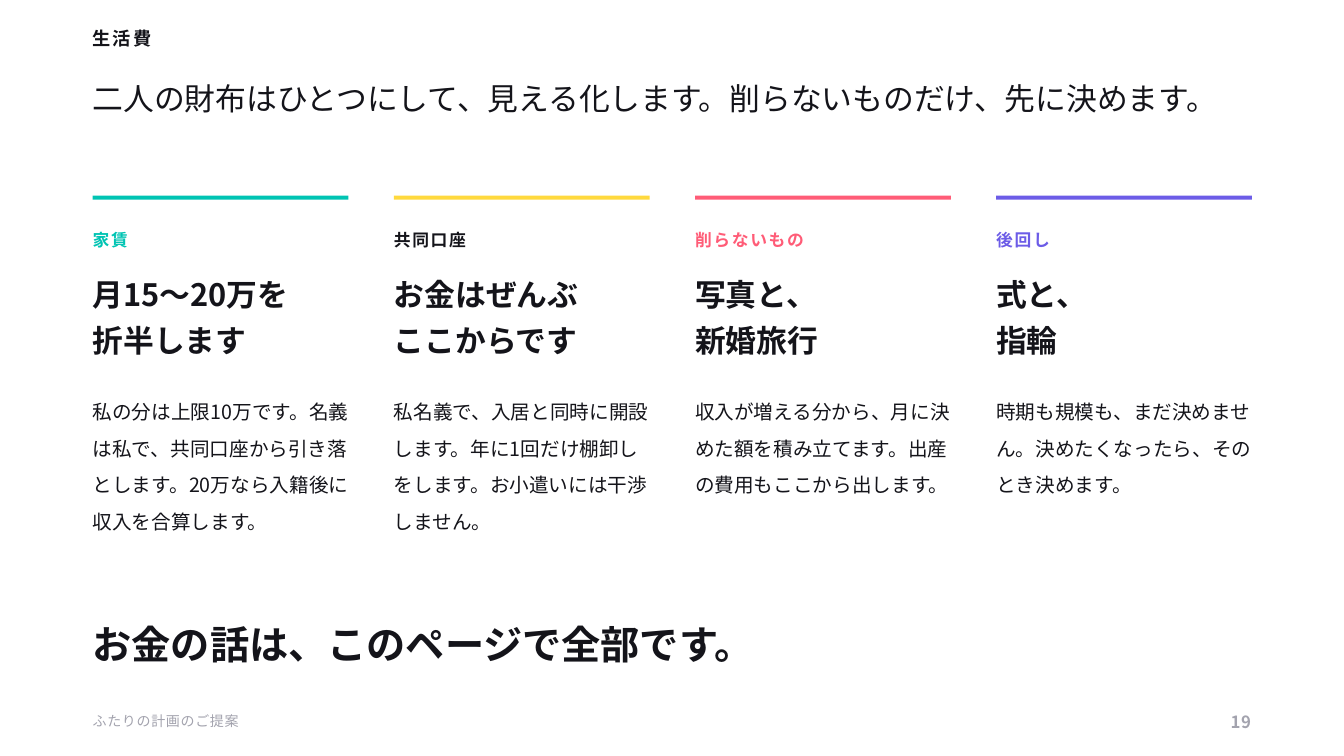
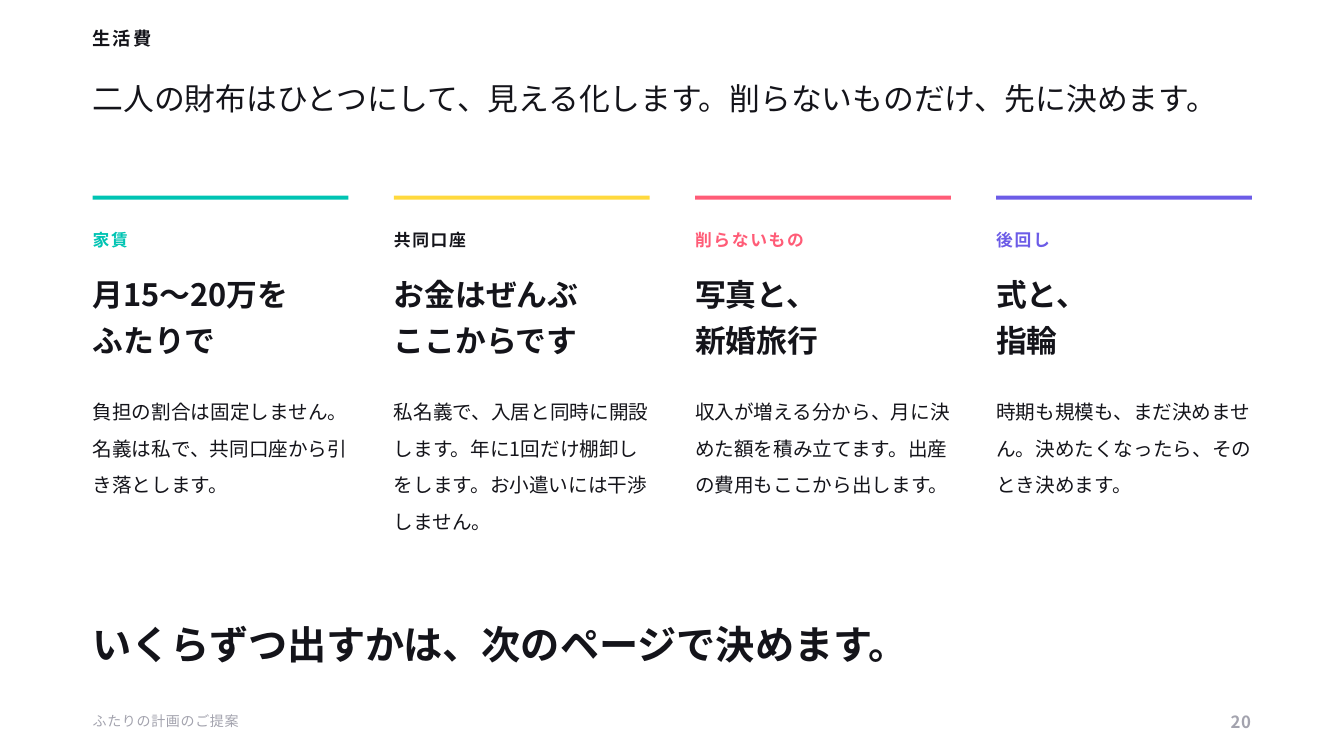
Before and after one commit to ayaka1933-glitch/portfolio, a slide deck: slide 20 of proposal/ふたりの計画のご提案.pptx (slide 19 before the commit). Drawn at 1344x756 pixels with LibreOffice and Linux fonts; fonts in the diff are those of the drawing. Boxes give left, top, right and bottom in pixels: in the first picture for what was removed or moved away, otherwise in the second. Text is boxed around its words. In the diff, an @@ line names an element or a change of style, - is before the commit and + after.

```diff
--- a/proposal/ふたりの計画のご提案.pptx
+++ b/proposal/ふたりの計画のご提案.pptx
@@ text at [93, 327, 216, 354]: text changed @@
-折半します
+ふたりで
@@ text at [93, 402, 348, 494]: text changed @@
-私の分は上限10万です。名義は私で、共同口座から引き落とします。20万なら入籍後に収入を合算します。
+負担の割合は固定しません。名義は私で、共同口座から引き落とします。
@@ text at [93, 625, 908, 663]: text changed @@
-お金の話は、このページで全部です。
+いくらずつ出すかは、次のページで決めます。
@@ text at [1231, 715, 1251, 728]: text changed @@
-19
+20
```
Also in this commit, not shown: 3 other slides changed, 2 slides added, 4 other files.
